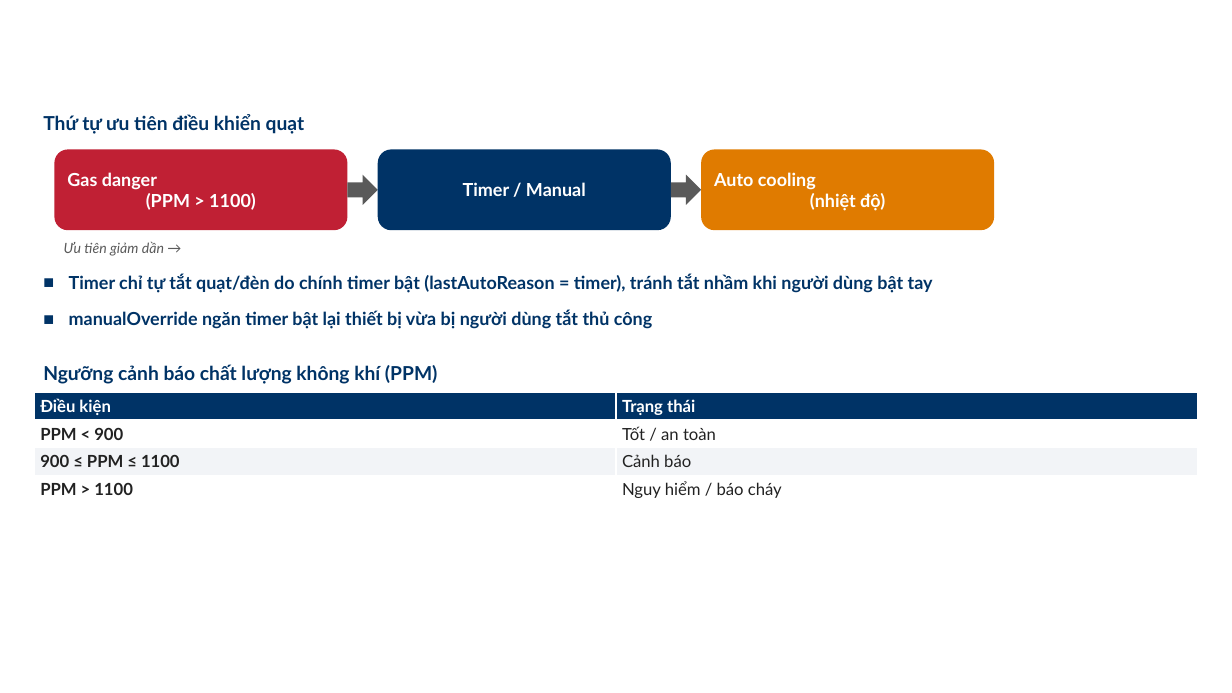
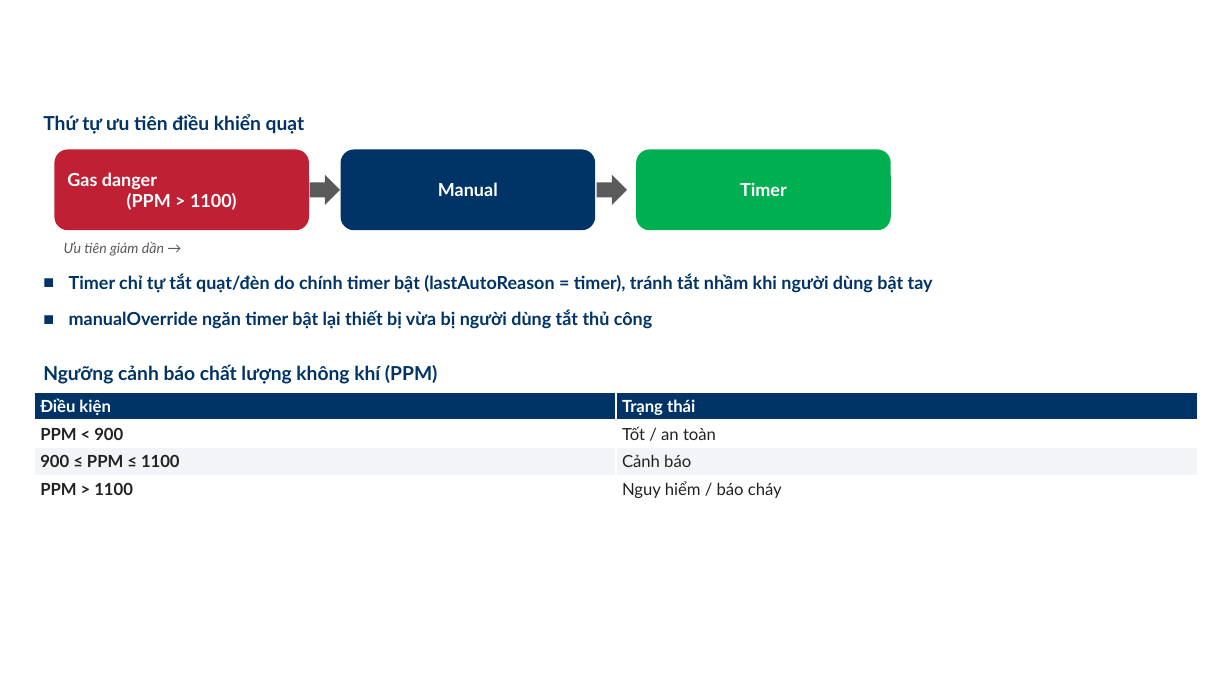
Before and after one commit to dattm27/project-iot-smart-home, a slide deck: slide 12 of docs/presentation/bao-cao-cuoi-ky-slides-v2.pptx. Drawn at 1232x693 pixels with LibreOffice and Linux fonts; fonts in the diff are those of the drawing; background and template pictures are left out. Boxes give left, top, right and bottom in pixels: in the first picture for what was removed or moved away, otherwise in the second. Text is boxed around its words. In the diff, an @@ line names an element or a change of style, - is before the commit and + after.

Commit message:
docs: update remove auto cooling box

```diff
--- a/docs/presentation/bao-cao-cuoi-ky-slides-v2.pptx
+++ b/docs/presentation/bao-cao-cuoi-ky-slides-v2.pptx
@@ rounded rectangle "Gas danger (PPM > 1100)": place and size @@
-rounded rectangle "Gas danger (PPM > 1100)" at (55,150,348,230)
+rounded rectangle "Gas danger (PPM > 1100)" at (55,150,310,230)
@@ right arrow: place and size @@
-right arrow at (348,175,378,205)
+right arrow at (310,175,340,205)
@@ rounded rectangle "Manual": place and size @@
-rounded rectangle "Manual" at (378,150,671,230)
+rounded rectangle "Manual" at (341,150,596,230)
@@ right arrow: place and size @@
-right arrow at (671,175,701,205)
+right arrow at (597,175,628,205)
@@ rounded rectangle "Timer": place and size @@
-rounded rectangle "Timer" at (701,150,994,230)
+rounded rectangle "Timer" at (637,150,892,230)
@@ rounded rectangle "Timer" at (637,150,892,230): fill #E07B00 to #00B050 @@
@@ text in rounded rectangle at (438,182,498,196): text changed @@
-Timer / Manual
+Manual
@@ text in rounded rectangle at (740,182,787,196): text changed @@
-Auto cooling
-(nhiệt độ)
+Timer
```
Also in this commit, not shown: 1 other slide changed.
